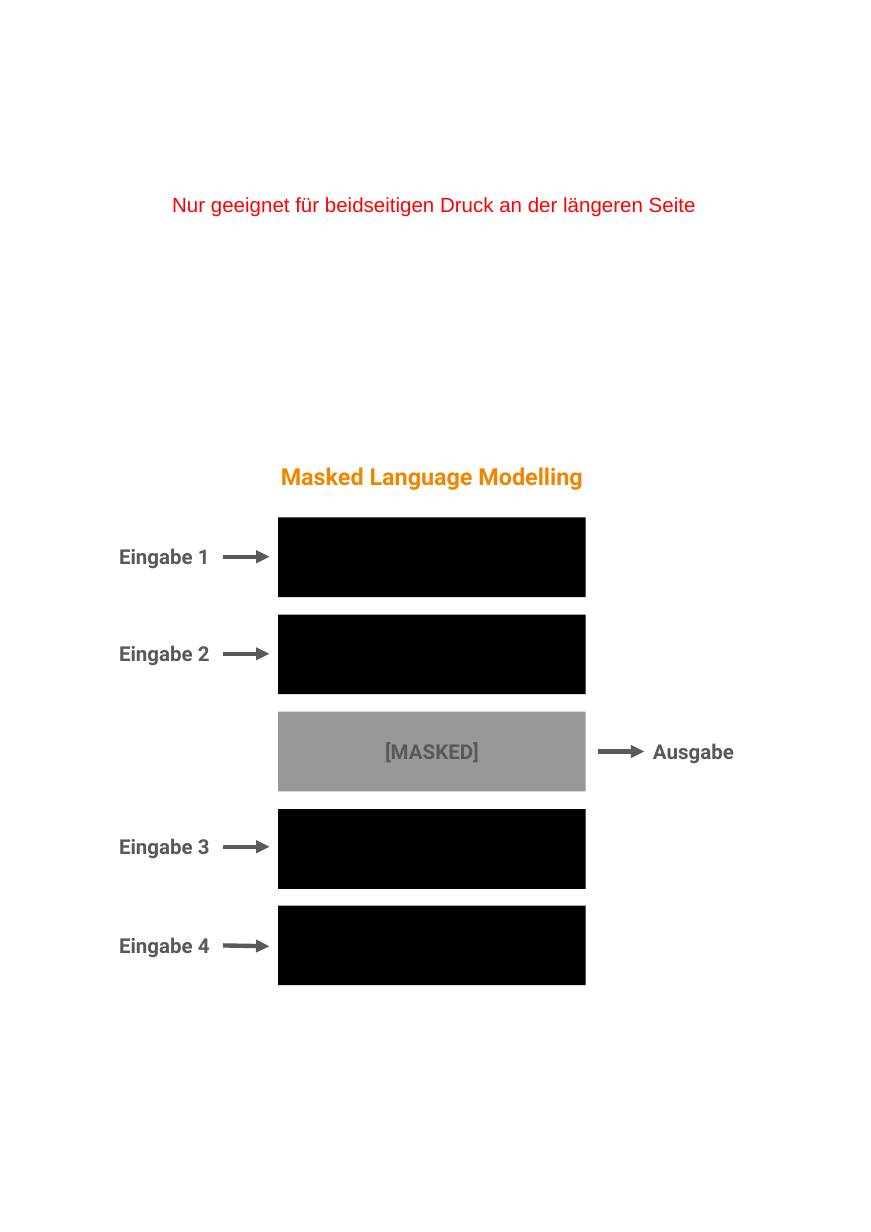
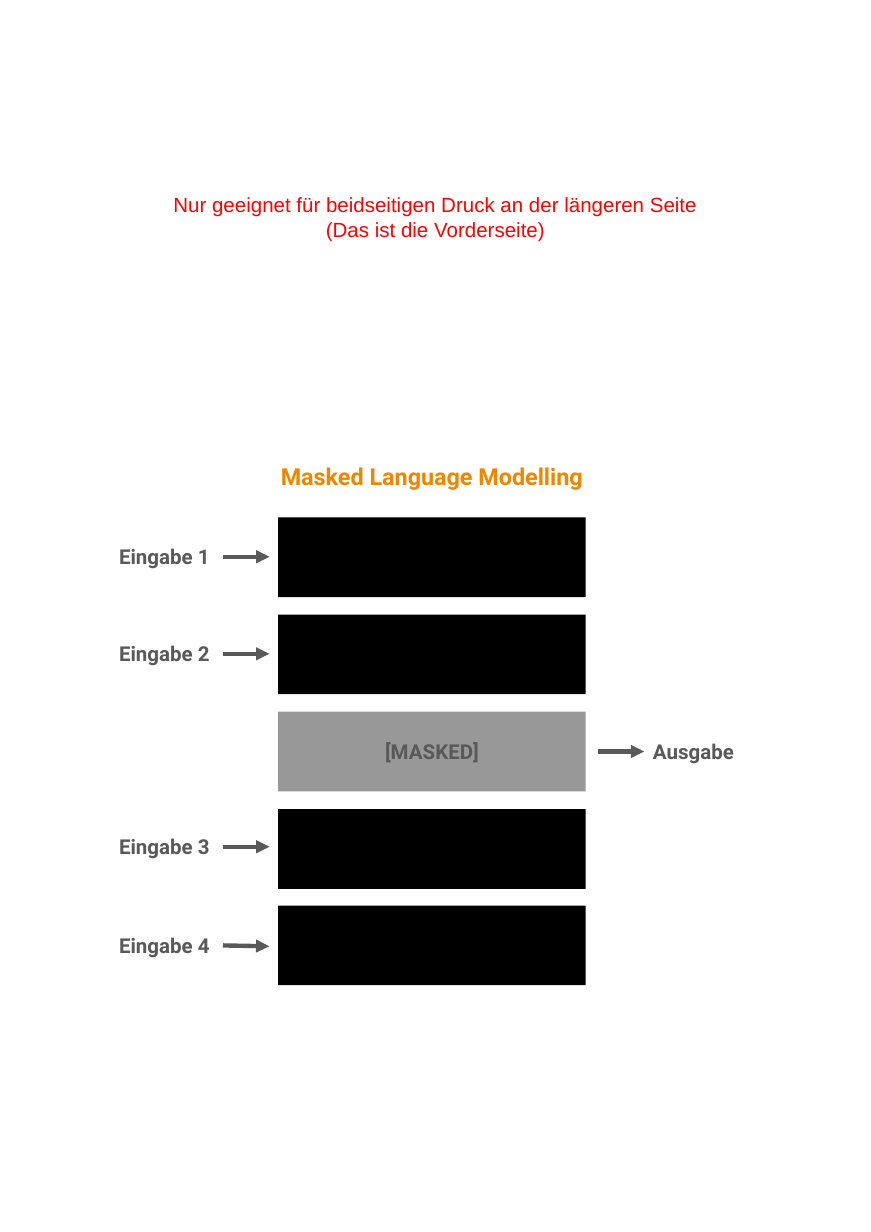
Before and after one commit to jgonsior/german_ir_nlp_demo, a slide deck: slide 2 of Wissenschaftskommunikations Artikel/sliding-window/sliding_window_cutting_template.pptx. Drawn at 871x1232 pixels with LibreOffice and Linux fonts; fonts in the diff are those of the drawing. Boxes give left, top, right and bottom in pixels: in the first picture for what was removed or moved away, otherwise in the second. Text is boxed around its words. In the diff, an @@ line names an element or a change of style, - is before the commit and + after.

```diff
--- a/Wissenschaftskommunikations Artikel/sliding-window/sliding_window_cutting_template.pptx
+++ b/Wissenschaftskommunikations Artikel/sliding-window/sliding_window_cutting_template.pptx
@@ text at [173,197,697,217]: alignment left to centre @@
@@ text at [326,222,545,242]: paragraph added @@
+(Das ist die Vorderseite)
```
Also in this commit, not shown: 2 other slides changed, 3 other files.
